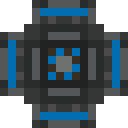
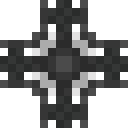
Before/after of a 128×128 layered artwork. What changed in the layer stack:
added group "valve.pipe" with 5 layers above "fluid.pipe #1" over [0, 0, 128, 128]
added group "fluid.pipe.mask.l #1" with 2 layers in group "valve.pipe" over [0, 0, 128, 128]
added layer "fluid.pipe.mask2 #1" in group "fluid.pipe.mask.l #1" over [0, 0, 128, 128]
added layer "valve.pipe.base" in group "valve.pipe" over [0, 0, 128, 128]
hid "fluid.inserter.base" over [0, 0, 128, 128]
